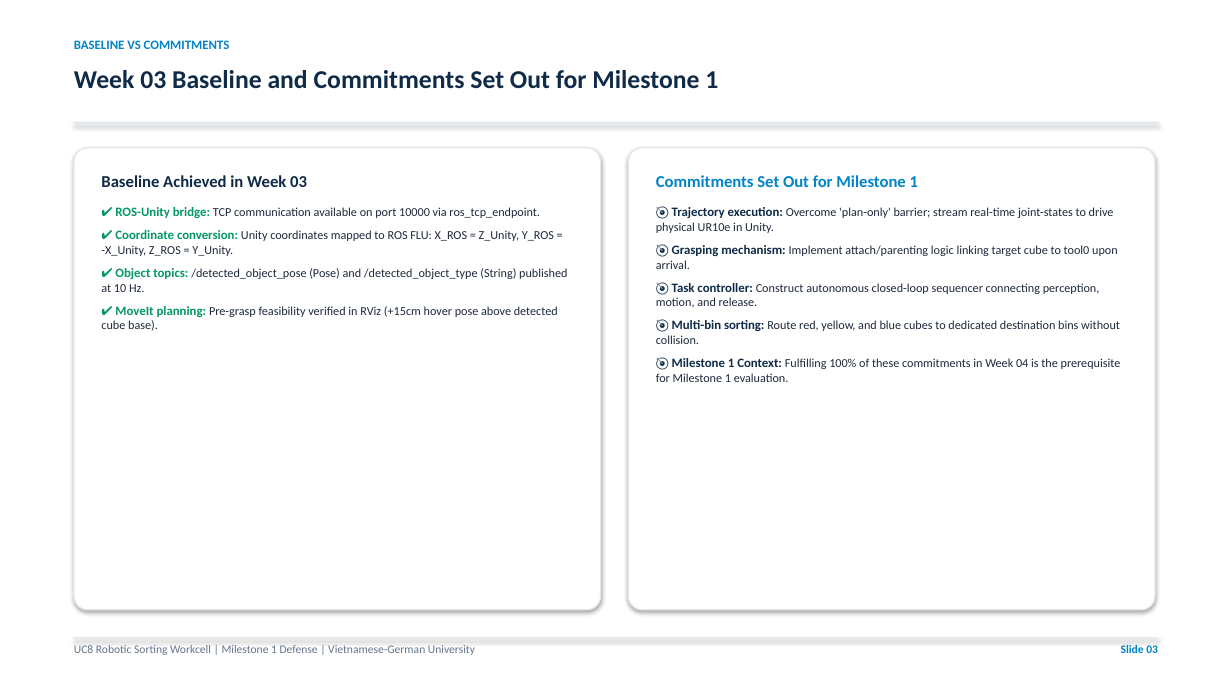
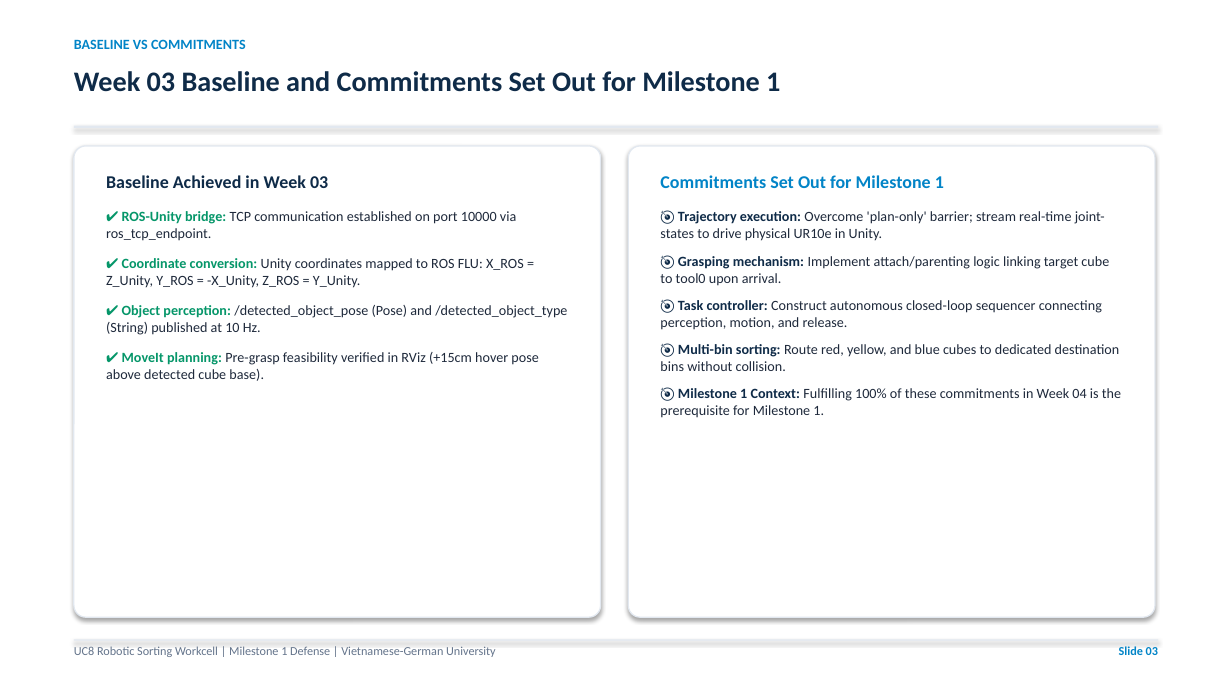
Before and after one commit to Aqikop/VGU26-Project-UC8, a slide deck: slide 3 of docs/week05/UC8_Week05_Milestone1_Presentation.pptx. Drawn at 1232x693 pixels with LibreOffice and Linux fonts; fonts in the diff are those of the drawing. Boxes give left, top, right and bottom in pixels: in the first picture for what was removed or moved away, otherwise in the second. Text is boxed around its words. In the diff, an @@ line names an element or a change of style, - is before the commit and + after.

Commit message:
docs(week05): enlarge slide typography, balance cards, separate instructor feedback from runtime issues

```diff
--- a/docs/week05/UC8_Week05_Milestone1_Presentation.pptx
+++ b/docs/week05/UC8_Week05_Milestone1_Presentation.pptx
@@ text "BASELINE VS COMMITMENTS" at box(74, 39, 246, 49): size 10 to 11 pt @@
@@ text "Week 03 Baseline and Commitments ..." at box(74, 71, 780, 92): size 20 to 22 pt @@
@@ rounded rectangle at box(74, 146, 601, 617): proportions changed @@
@@ rounded rectangle: place and size @@
-rounded rectangle at box(74, 148, 601, 610)
+rounded rectangle at box(74, 146, 601, 617)
@@ rectangle: place and size @@
-rectangle at box(74, 122, 1158, 124)
+rectangle at box(74, 126, 1158, 128)
@@ rounded rectangle: place and size @@
-rounded rectangle at box(628, 148, 1155, 610)
+rounded rectangle at box(628, 146, 1155, 617)
@@ rounded rectangle at box(628, 146, 1155, 617): proportions changed @@
@@ text at box(106, 175, 538, 381): size 13 to 14 pt in "Baseline Achieved in Week 03"; size 10 to 11 pt in "✔ Coordinate conversion:", "✔ MoveIt planning:"; size 9.5 to 11 pt in "Unity coordinates mapped to ROS FLU: X_ROS ...", "Pre-grasp feasibility verified in RViz (+15cm hover ..."; more space between paragraphs @@
@@ text at box(660, 175, 1120, 371): size 13 to 14 pt in "Commitments Set Out for Milestone 1"; size 10 to 11 pt in "🎯 Trajectory execution:", "🎯 Grasping mechanism:", "🎯 Task controller:", "🎯 Multi-bin sorting:"; size 9.5 to 11 pt in "Overcome 'plan-only' barrier; stream real-time joint-states  ...", "Implement attach/parenting logic linking target cube to ...", "Construct autonomous closed-loop sequencer connecting percep ...", "Route red, yellow, and blue cubes to ..."; more space between paragraphs @@
@@ text at box(106, 211, 516, 241): text changed; size 9.5 to 11 pt @@
-✔ ROS-Unity bridge: TCP communication available on port 10000 via ros_tcp_endpoint.
+✔ ROS-Unity bridge: TCP communication established on port 10000 via ros_tcp_endpoint.
@@ text at box(106, 305, 567, 335): text changed; size 9.5 to 11 pt @@
-✔ Object topics: /detected_object_pose (Pose) and /detected_object_type (String) published at 10 Hz.
+✔ Object perception: /detected_object_pose (Pose) and /detected_object_type (String) published at 10 Hz.
@@ text at box(660, 388, 1121, 418): text changed; size 9.5 to 11 pt @@
-🎯 Milestone 1 Context: Fulfilling 100% of these commitments in Week 04 is the prerequisite for Milestone 1 evaluation.
+🎯 Milestone 1 Context: Fulfilling 100% of these commitments in Week 04 is the prerequisite for Milestone 1.
@@ text "UC8 Robotic Sorting Workcell | ..." at box(74, 646, 496, 657): size 9 to 9.5 pt @@
@@ text "Slide 03" at box(1119, 646, 1158, 655): size 9 to 9.5 pt @@
```
Also in this commit, not shown: 14 other slides changed, 3 other files.
